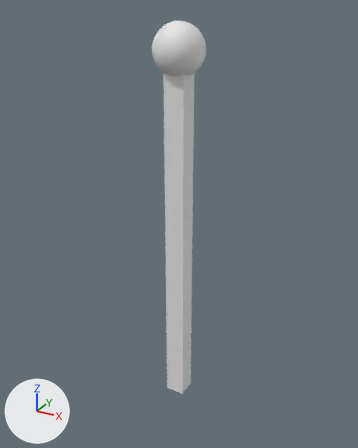
Renders of the Blender file PennStation/Details/Pole1.blend from each side of a commit.
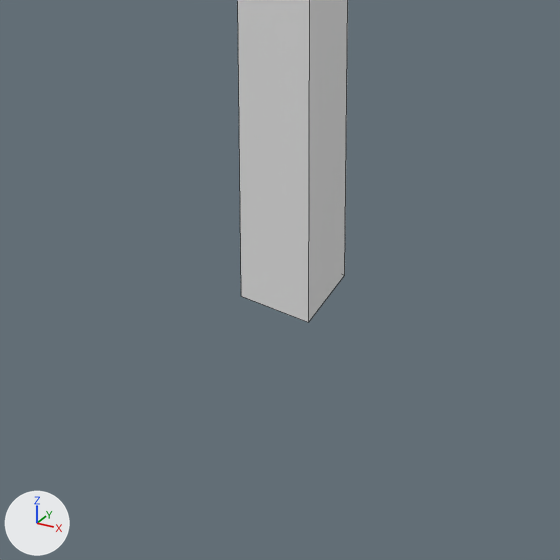
There are two pictures of each version: one whole from a 50 mm lens placed at (0.652, -1.186, 1.203), pointed at (-0.018, 0.032, 0.594), one close up on the part from 31% to 67% of the width and 72% to 100% of the height. Every picture has the same lights, and +X, +Y and +Z are marked at lower left. The close-ups show mesh edges as thin lines.
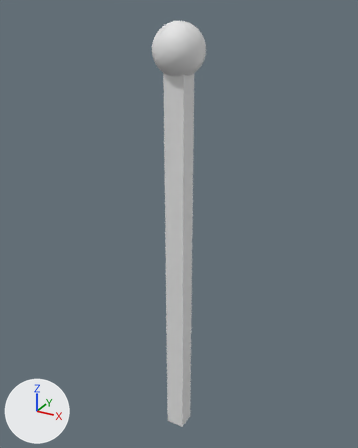
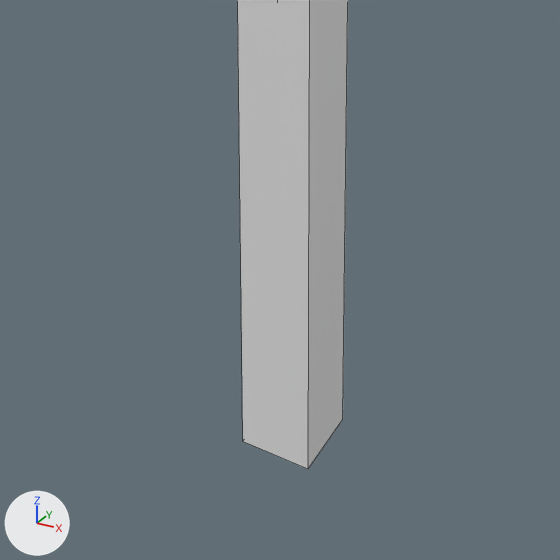
Pixel boxes (x1, y1, x2, y2) of what changed, in the close-ups (560 x 560 px):
'Cube.001', reshaped: before (238, 0, 348, 322); after (238, 0, 348, 469)

The edits, one by one:
me_cube_001 has 490 vertices, 518 faces and spans x -0.07..0.07, y -0.07..0.07, z -1.0..0.17.
me_cube_001 is used by ob_cube_001; location (0.0, 0.0, 1.0).
Before the commit, vertices of me_cube_001: 0 (-0.03, -0.03, -1.0) at pixel (241, 296), 2 (-0.03, 0.03, -1.0), 4 (0.03, -0.03, -1.0) at pixel (308, 322), 6 (0.03, 0.03, -1.0) at pixel (344, 275).
Part 1, on me_cube_001:
Vertices 0, 2, 4, 6 of me_cube_001 move by (0.0, 0.0, -0.15).
